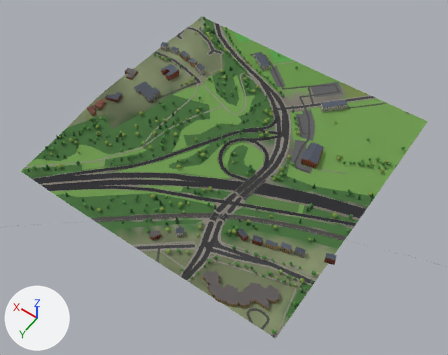
Before and after pictures for a commit that changed the glTF model glasgow-subway/data/city/city_2_9.glb.
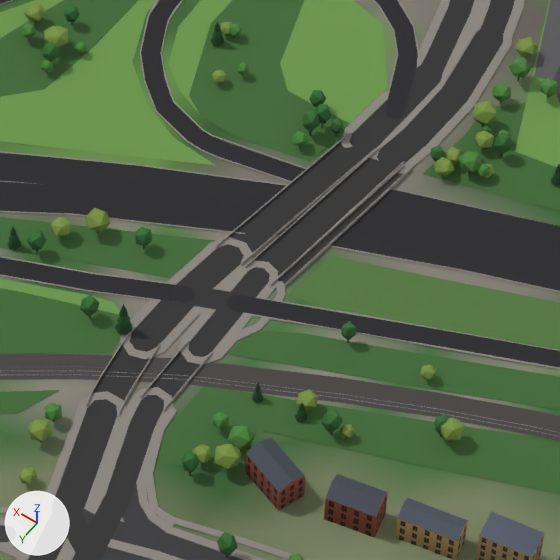
There are two pictures of each version: one whole from a camera (50 mm lens) standing at (-2747.0, -1674.0, 829.0) and looking at (-2368.0, -2204.0, -4.0), one close up on the part from 43% to 66% of the width and 42% to 71% of the height. Arrows for +X, +Y and +Z are at lower left; the lights stay in place. The first two pictures are the older version. Where no turn or scale is listed for an object, it has been applied to the vertices. Vertices at exactly the same position are counted once.

Names of what the first close-up shows: 'buildings_2_9', 'green_2_9', 'rail_2_9', 'roads_2_9', 'terrain_2_9' and 59 more.
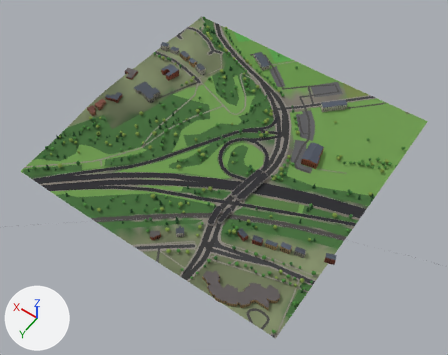
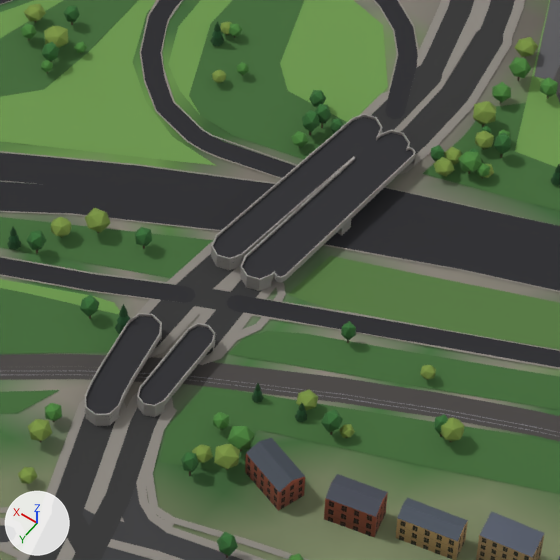
Where the newer file only moved an object's origin or applied its transform, the numbers keep the older frame.

Location of each change, (x1, y1, x2, y2) in pixels of the close-ups (560 x 560 px):
part 1 of me_roads_2_9, added
    after: (213, 117, 413, 281)
part 2 of me_roads_2_9, added
    after: (86, 316, 160, 417)
part 3 of me_roads_2_9, added
    after: (139, 326, 214, 405)
part 4 of me_roads_2_9, built on
    before: (86, 116, 431, 430)
    after: (85, 114, 415, 430)

The change, as a diff of the scene's bpy script:
```diff
--- a/glasgow-subway/data/city/city_2_9.glb.py
+++ b/glasgow-subway/data/city/city_2_9.glb.py
@@ me_roads_2_9 @@
 # used by ob_roads_2_9; location = (-2350.0, -2250.0, 29.9)
-me_roads_2_9.from_pydata(...)  # 2185 vertices, 2389 faces; spans x -250.0..250.0, y -250.0..250.0, z -14.0..14.0
+me_roads_2_9.from_pydata(...)  # 2587 vertices, 2687 faces; spans x -250.0..250.0, y -250.0..250.0, z -12.0..14.0
+# me_roads_2_9 part 1: a new loose piece of 54 vertices spanning x -89.0..-58.0, y 15.0..87.0, z -5.0, in mat_mat_road
+# me_roads_2_9 part 2: a new loose piece of 20 vertices spanning x -71.0..-56.0, y 115.0..153.0, z -4.0, in mat_mat_road
+# me_roads_2_9 part 3: a new loose piece of 16 vertices spanning x -80.0..-71.0, y 109.0..142.0, z -4.0, in mat_mat_road
+# me_roads_2_9 part 4: 17 vertices moved from x -80.0..-56.0, y 21.0..145.0, z -12.0..-8.0 to x -80.0..-57.0, y 15.0..152.0, z -12.0..-3.0; 262 vertices removed from x -89.0..-56.0, y 20.0..149.0, z -12.0..-8.0; 598 vertices added at x -117.0..-56.0, y -28.0..153.0, z -12.0..-3.0
+# other edits to the shape of me_roads_2_9 do not show in these pictures
 me_roads_2_9.materials.append(mat_mat_road)
```
